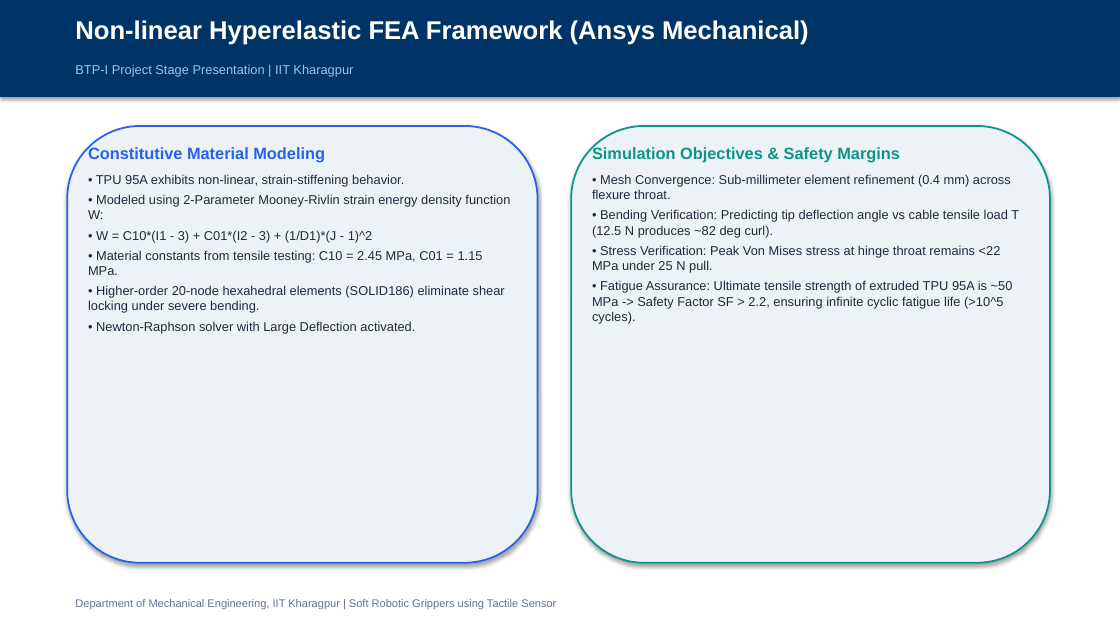
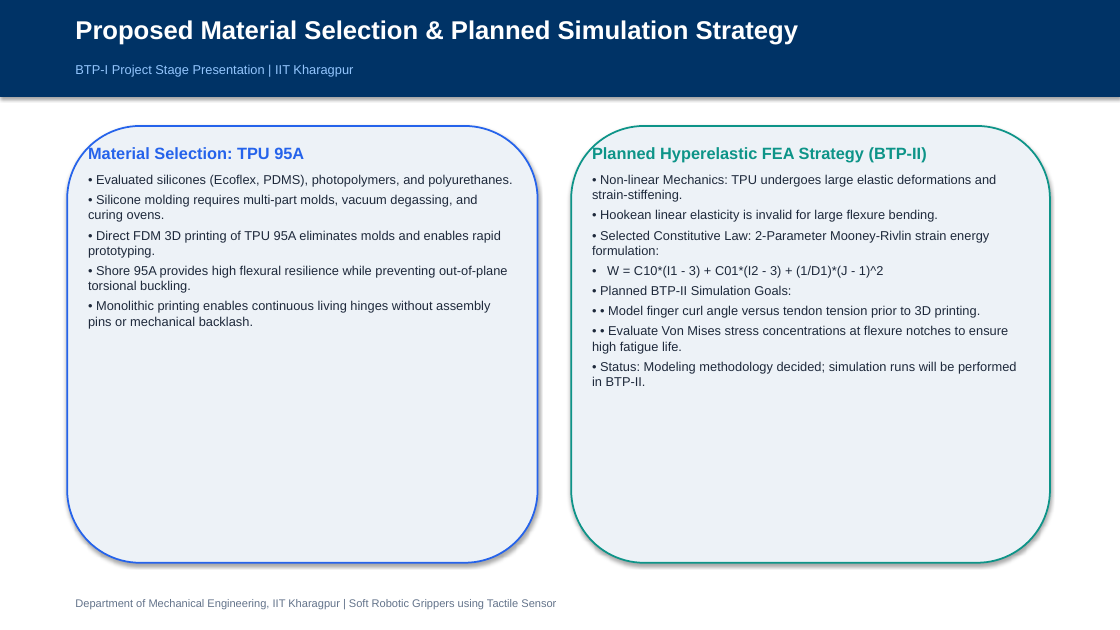
Before and after one commit to Saurx9611/BTP, a slide deck: slide 11 of Final Deliverables/BTP_Presentation_Soft_Robotic_Gripper.pptx. Drawn at 1120x630 pixels with LibreOffice and Linux fonts; fonts in the diff are those of the drawing. Boxes give left, top, right and bottom in pixels: in the first picture for what was removed or moved away, otherwise in the second. Text is boxed around its words. In the diff, an @@ line names an element or a change of style, - is before the commit and + after.

```diff
--- a/Final Deliverables/BTP_Presentation_Soft_Robotic_Gripper.pptx
+++ b/Final Deliverables/BTP_Presentation_Soft_Robotic_Gripper.pptx
@@ text at <box>75,20,798,45</box>: text changed @@
-Non-linear Hyperelastic FEA Framework (Ansys Mechanical)
+Proposed Material Selection & Planned Simulation Strategy
@@ text at <box>88,145,512,329</box>: text changed @@
-Constitutive Material Modeling
-• TPU 95A exhibits non-linear, strain-stiffening behavior.
-• Modeled using 2-Parameter Mooney-Rivlin strain energy density function W:
-• W = C10*(I1 - 3) + C01*(I2 - 3) + (1/D1)*(J - 1)^2
-• Material constants from tensile testing: C10 = 2.45 MPa, C01 = 1.15 MPa.
-• Higher-order 20-node hexahedral elements (SOLID186) eliminate shear locking under severe bending.
-• Newton-Raphson solver with Large Deflection activated.
+Material Selection: TPU 95A
+• Evaluated silicones (Ecoflex, PDMS), photopolymers, and polyurethanes.
+• Silicone molding requires multi-part molds, vacuum degassing, and curing ovens.
+• Direct FDM 3D printing of TPU 95A eliminates molds and enables rapid prototyping.
+• Shore 95A provides high flexural resilience while preventing out-of-plane torsional buckling.
+• Monolithic printing enables continuous living hinges without assembly pins or mechanical backlash.
@@ text at <box>592,145,1017,386</box>: text changed @@
-Simulation Objectives & Safety Margins
-• Mesh Convergence: Sub-millimeter element refinement (0.4 mm) across flexure throat.
-• Bending Verification: Predicting tip deflection angle vs cable tensile load T (12.5 N produces ~82 deg curl).
-• Stress Verification: Peak Von Mises stress at hinge throat remains <22 MPa under 25 N pull.
-• Fatigue Assurance: Ultimate tensile strength of extruded TPU 95A is ~50 MPa -> Safety Factor SF > 2.2, ensuring infinite cyclic fatigue life (>10^5 cycles).
+Planned Hyperelastic FEA Strategy (BTP-II)
+• Non-linear Mechanics: TPU undergoes large elastic deformations and strain-stiffening.
+• Hookean linear elasticity is invalid for large flexure bending.
+• Selected Constitutive Law: 2-Parameter Mooney-Rivlin strain energy formulation:
+• W = C10*(I1 - 3) + C01*(I2 - 3) + (1/D1)*(J - 1)^2
+• Planned BTP-II Simulation Goals:
+• • Model finger curl angle versus tendon tension prior to 3D printing.
+• • Evaluate Von Mises stress concentrations at flexure notches to ensure high fatigue life.
+• Status: Modeling methodology decided; simulation runs will be performed in BTP-II.
```
Also in this commit, not shown: 2 other slides changed, 20 other files.
